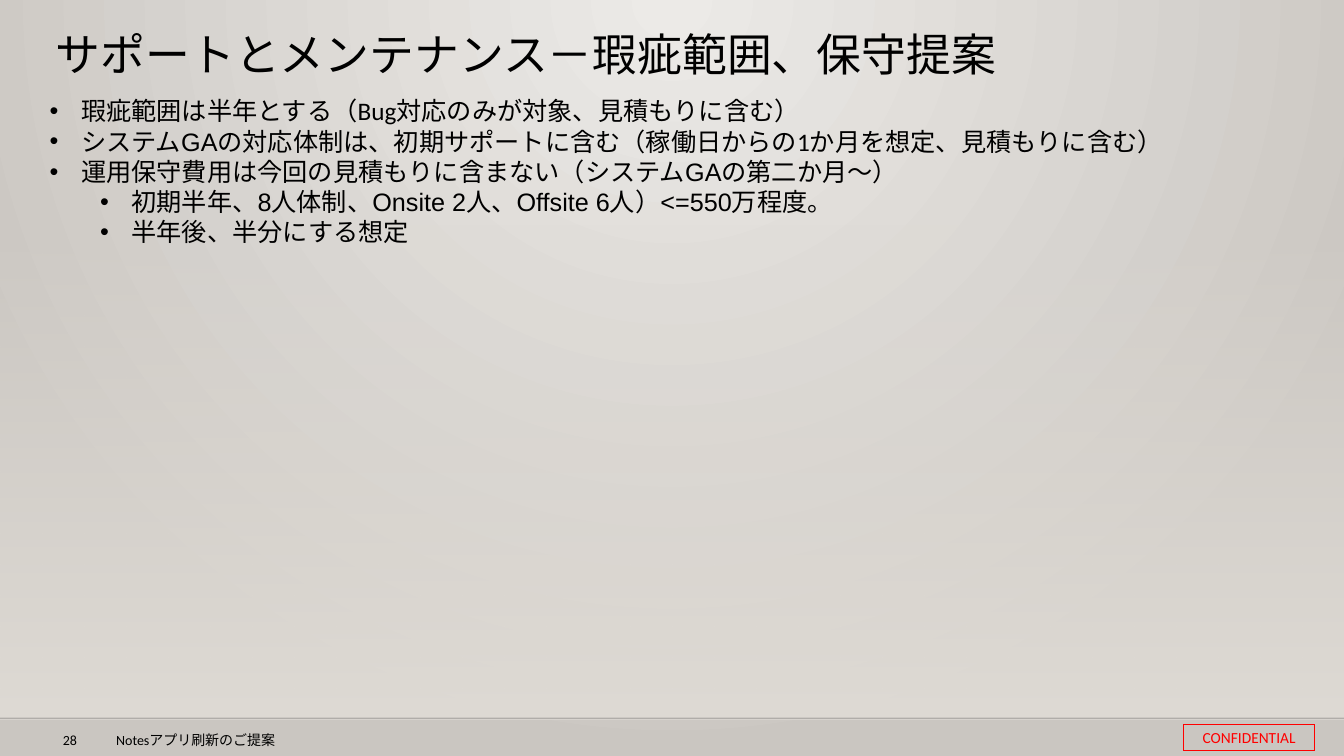
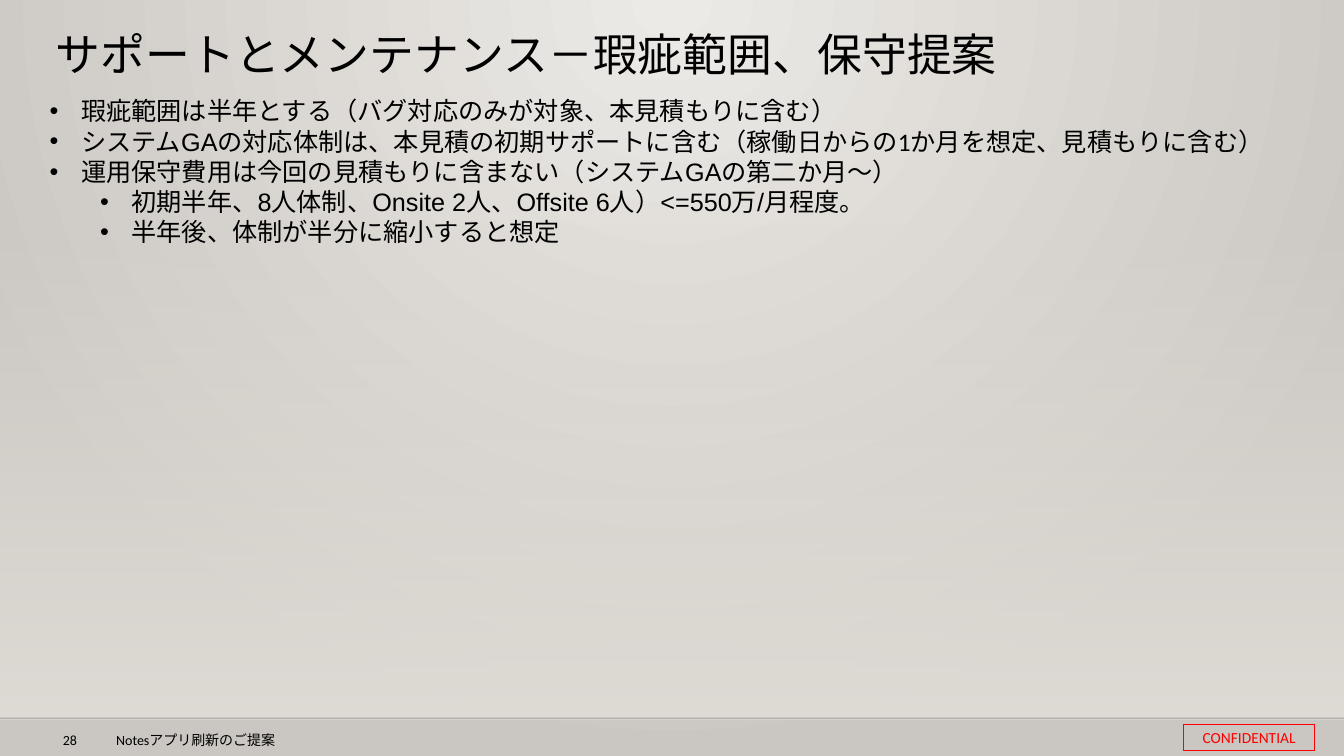
Before and after one commit to 0494938/Notes--CMS-Online, a slide deck: slide 28 of Notesアプリ刷新プロジェクト提案見積もり.pptx. Drawn at 1344x756 pixels with LibreOffice and Linux fonts; fonts in the diff are those of the drawing; background and template pictures are left out. Boxes give left, top, right and bottom in pixels: in the first picture for what was removed or moved away, otherwise in the second. Text is boxed around its words. In the diff, an @@ line names an element or a change of style, - is before the commit and + after.

```diff
--- a/Notesアプリ刷新プロジェクト提案見積もり.pptx
+++ b/Notesアプリ刷新プロジェクト提案見積もり.pptx
@@ text at bbox=[81, 98, 1263, 154]: text changed @@
-• 瑕疵範囲は半年とする（Bug対応のみが対象、見積もりに含む）
-• システムGAの対応体制は、初期サポートに含む（稼働日からの1か月を想定、見積もりに含む）
+• 瑕疵範囲は半年とする（バグ対応のみが対象、本見積もりに含む）
+• システムGAの対応体制は、本見積の初期サポートに含む（稼働日からの1か月を想定、見積もりに含む）
@@ text at bbox=[132, 189, 865, 243]: text changed @@
-  • 初期半年、8人体制、Onsite 2人、Offsite 6人）<=550万程度。
-  • 半年後、半分にする想定
+  • 初期半年、8人体制、Onsite 2人、Offsite 6人）<=550万/月程度。
+  • 半年後、体制が半分に縮小すると想定
```
Also in this commit, not shown: 17 other slides changed, 1 other file.
